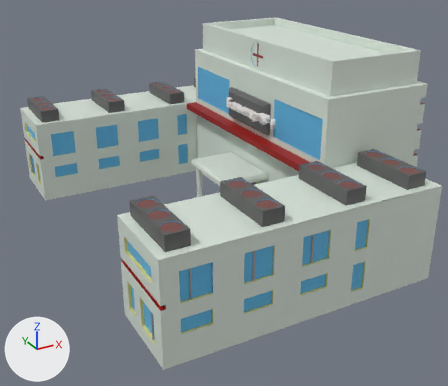
An edit to the Blender file assets/models/builds/hospital.blend, drawn before and after from the same camera.
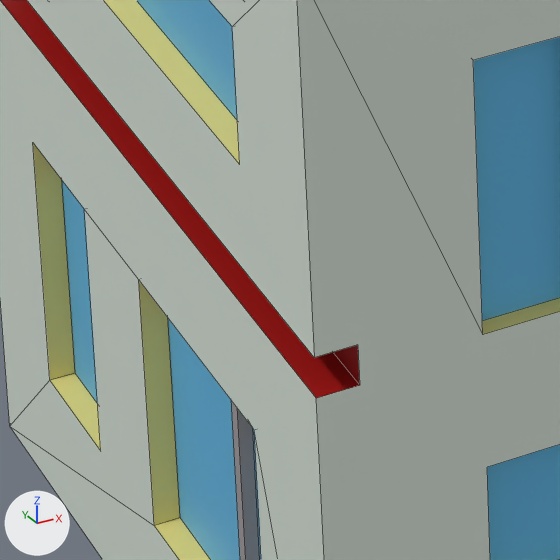
The first picture shows the older version from a camera (50 mm lens) standing at (-20.6, -42.0, 22.9) and looking at (1.5, -1.9, 2.9). The close-ups show both versions on the part from 28% to 42% of the width and 69% to 86% of the height of that picture; other places that the commit changed are outside them. Arrows for +X, +Y and +Z are at lower left; the lights stay in place. The close-ups show mesh edges as thin lines.
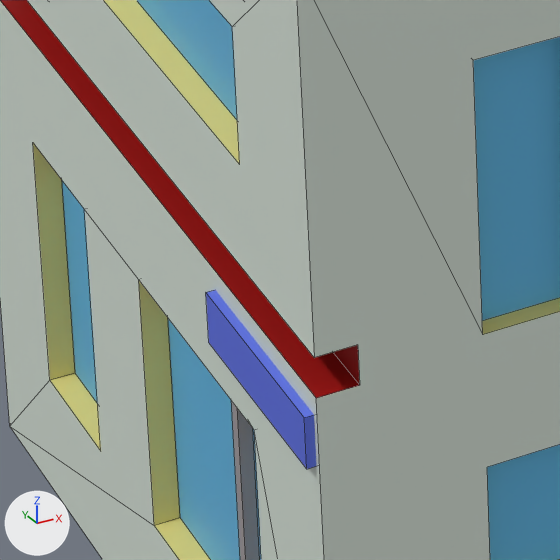
The change in detail:
Material 'info' (mat_info) is new.
Its base color is (0.109, 0.165, 0.8) (blue #5d71e7).
Mesh me_cube is new.
It is a box spanning x -1.0..1.0, y -1.0..1.0, z 0.0..2.0.
It uses material mat_info (blue #5d71e7).
Object 'info' (ob_info) is new; it shows me_cube.
Its location is (-10.12, -15.24, 3.37).
Its scale is (0.09, 0.8, 0.192).

Boxes [x1, y1, x2, y2] around the edits, measured in the close-ups (560 x 560 px):
'info', added (blue)
    after: [206, 290, 316, 469]
